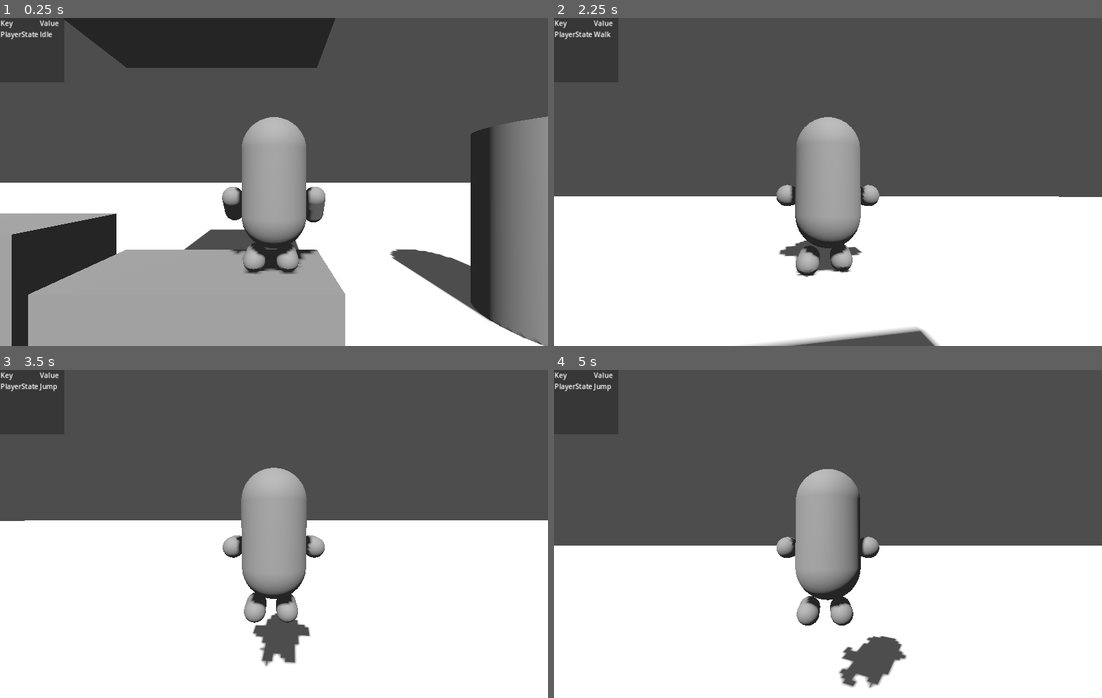
Above: before the commit, frames 1-4 (two rows, left to right).
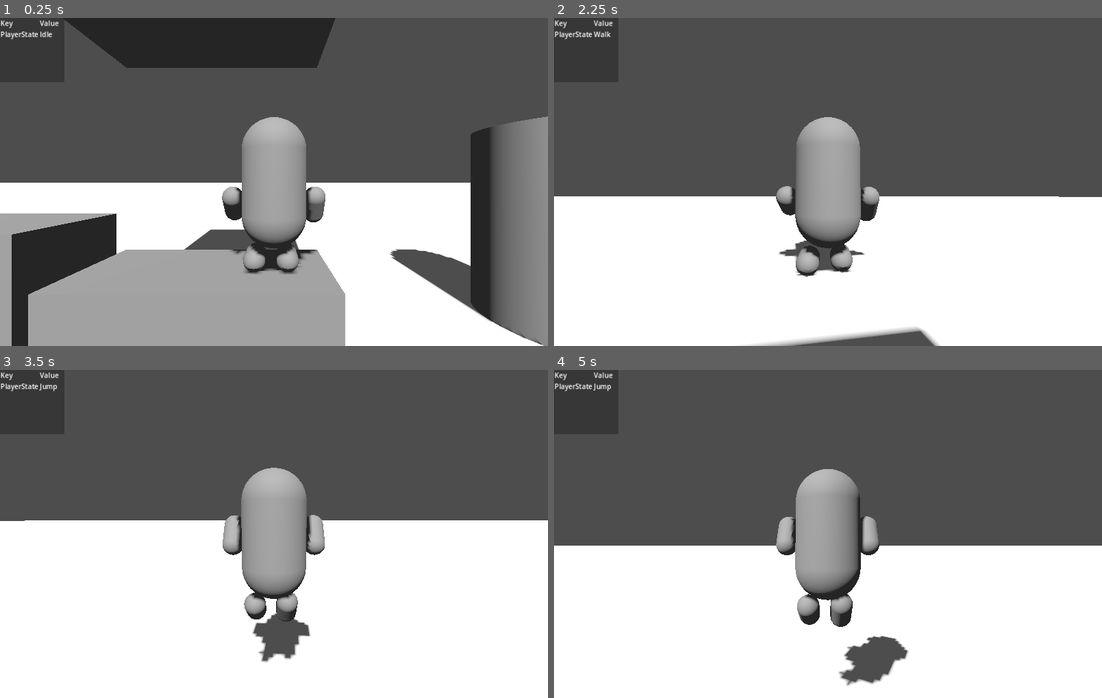
Above: after the commit, the same moments.

Repository: ee0pdt/godot-tps-test
Game: Godot game, scene res://main.tscn
The game is run twice, just before and just after one commit, with the same random seed, the same clock (stepped at 60 frames per second) and the same inputs.
Inputs (mouse positions are in pixels of both pictures, inside the frame that each line leads up to):
- Up to frame 1 (0.25 s): no input
- Up to frame 2 (2.25 s): move the mouse to (855, 182) at 0.52 s; hold Up (forward) from 0.53 s (still down); tap Space (jump) at 0.77, 1.52 s; move the mouse to (800, 182) at 1.27 s; move the mouse to (838, 175) at 2.02 s
- Up to frame 3 (3.5 s): keep holding Up (forward); move the mouse to (268, 540) at 2.77 s; tap Space (jump) at 3.02 s
- Up to frame 4 (5 s): keep holding Up (forward); move the mouse to (866, 537) at 3.52 s; tap Space (jump) at 3.77, 4.52 s; move the mouse to (784, 530) at 4.27 s

The runs differ from the first frame. In frame 2, 0.4% of the frame differs, in the area x 40-60%, y 50-73%; in frame 3, 1.2%; in frame 4, 1.4%, in the area x 40-65%, y 44-98%.

Commit message:
Better fall animations

Diff:
--- a/main.tscn
+++ b/main.tscn
@@ -73,6 +73,11 @@
 use_collision = true
 size = Vector3(2.2207, 1.98877, 1)
 
+[node name="CSGBox3D8" type="CSGBox3D" parent="."]
+transform = Transform3D(1, 0, 0, 0, 1, 0, 0, 0, 1, -17.7386, 0.494385, 0)
+use_collision = true
+size = Vector3(2.2207, 1.98877, 1)
+
 [node name="CSGBox3D5" type="CSGBox3D" parent="."]
 transform = Transform3D(1, 0, 0, 0, 1, 0, 0, 0, 1, -8.50597, 0.494385, 0)
 use_collision = true
@@ -82,3 +87,8 @@
 transform = Transform3D(1, 0, 0, 0, 1, 0, 0, 0, 1, -10.5622, 0.494385, 0)
 use_collision = true
 size = Vector3(0.462401, 1.98877, 1)
+
+[node name="CSGCylinder3D" type="CSGCylinder3D" parent="."]
+transform = Transform3D(-4.37114e-08, 1, 0, -1, -4.37114e-08, 0, 0, 0, 1, -15.6735, 1.25969, 0)
+use_collision = true
+radius = 0.225207
--- a/player/player.tscn
+++ b/player/player.tscn
@@ -110,6 +110,55 @@
 
 [sub_resource type="Animation" id="Animation_43rcw"]
 resource_name = "Jump"
+length = 0.3
+tracks/0/type = "value"
+tracks/0/imported = false
+tracks/0/enabled = true
+tracks/0/path = NodePath("Mesh/Foot_r:rotation")
+tracks/0/interp = 1
+tracks/0/loop_wrap = true
+tracks/0/keys = {
+"times": PackedFloat32Array(0, 0.3),
+"transitions": PackedFloat32Array(1, 1),
+"update": 0,
+"values": [Vector3(1.5708, -1.06581e-14, 0), Vector3(0.743004, 4.73446e-22, 1.06581e-14)]
+}
+tracks/1/type = "value"
+tracks/1/imported = false
+tracks/1/enabled = true
+tracks/1/path = NodePath("Mesh/Foot_l:rotation")
+tracks/1/interp = 1
+tracks/1/loop_wrap = true
+tracks/1/keys = {
+"times": PackedFloat32Array(0, 0.3),
+"transitions": PackedFloat32Array(1, 1),
+"update": 0,
+"values": [Vector3(1.5708, -1.06581e-14, 0), Vector3(0.942478, 3.48787e-16, 3.48787e-16)]
+}
+tracks/2/type = "value"
+tracks/2/imported = false
+tracks/2/enabled = true
+tracks/2/path = NodePath("Mesh/Arm_r_origin:rotation")
+tracks/2/interp = 1
+tracks/2/loop_wrap = true
+tracks/2/keys = {
+"times": PackedFloat32Array(0, 0.3),
+"transitions": PackedFloat32Array(1, 1),
+"update": 0,
+"values": [Vector3(0, 0, 0), Vector3(1.09907, 0, 0)]
+}
+tracks/3/type = "value"
+tracks/3/imported = false
+tracks/3/enabled = true
+tracks/3/path = NodePath("Mesh/Arm_l_origin:rotation")
+tracks/3/interp = 1
+tracks/3/loop_wrap = true
+tracks/3/keys = {
+"times": PackedFloat32Array(0, 0.3),
+"transitions": PackedFloat32Array(1, 1),
+"update": 0,
+"values": [Vector3(3.48787e-16, 3.48787e-16, 3.48787e-16), Vector3(1.08099, 7.41378e-16, 1.003e-15)]
+}
 
 [sub_resource type="Animation" id="Animation_pnhmf"]
 length = 0.001
@@ -184,6 +233,30 @@
 "transitions": PackedFloat32Array(1),
 "update": 0,
 "values": [Vector3(3.48787e-16, 3.48787e-16, 3.48787e-16)]
+}
+tracks/6/type = "value"
+tracks/6/imported = false
+tracks/6/enabled = true
+tracks/6/path = NodePath("Mesh/Foot_r:rotation")
+tracks/6/interp = 1
+tracks/6/loop_wrap = true
+tracks/6/keys = {
+"times": PackedFloat32Array(0),
+"transitions": PackedFloat32Array(1),
+"update": 0,
+"values": [Vector3(1.5708, -1.06581e-14, 0)]
+}
+tracks/7/type = "value"
+tracks/7/imported = false
+tracks/7/enabled = true
+tracks/7/path = NodePath("Mesh/Foot_l:rotation")
+tracks/7/interp = 1
+tracks/7/loop_wrap = true
+tracks/7/keys = {
+"times": PackedFloat32Array(0),
+"transitions": PackedFloat32Array(1),
+"update": 0,
+"values": [Vector3(1.5708, -1.06581e-14, 0)]
 }
 
 [sub_resource type="Animation" id="Animation_vxyos"]
@@ -238,6 +311,30 @@
 "update": 0,
 "values": [Vector3(-0.176197, -0.706605, -0.223774), Vector3(-0.176197, -0.706605, 0.13992), Vector3(-0.176197, -0.706605, -0.223774)]
 }
+tracks/4/type = "value"
+tracks/4/imported = false
+tracks/4/enabled = true
+tracks/4/path = NodePath("Mesh/Arm_l_origin:rotation")
+tracks/4/interp = 1
+tracks/4/loop_wrap = true
+tracks/4/keys = {
+"times": PackedFloat32Array(0, 0.3, 0.6),
+"transitions": PackedFloat32Array(1, 1, 1),
+"update": 0,
+"values": [Vector3(-1.03826, 6.86968e-16, -2.43052e-16), Vector3(-0.163817, 3.5352e-16, 2.91133e-16), Vector3(-1.03826, 6.86968e-16, -2.43052e-16)]
+}
+tracks/5/type = "value"
+tracks/5/imported = false
+tracks/5/enabled = true
+tracks/5/path = NodePath("Mesh/Arm_r_origin:rotation")
+tracks/5/interp = 1
+tracks/5/loop_wrap = true
+tracks/5/keys = {
+"times": PackedFloat32Array(0, 0.3, 0.6),
+"transitions": PackedFloat32Array(1, 1, 1),
+"update": 0,
+"values": [Vector3(0, 0, 0), Vector3(-1.13384, 0, 0), Vector3(0, 0, 0)]
+}
 
 [sub_resource type="AnimationLibrary" id="AnimationLibrary_cs7kc"]
 _data = {
@@ -292,6 +389,7 @@
 advance_condition = &"walk"
 
 [sub_resource type="AnimationNodeStateMachineTransition" id="AnimationNodeStateMachineTransition_fe0r7"]
+xfade_time = 0.2
 advance_mode = 2
 advance_condition = &"fall"
 
@@ -373,12 +471,12 @@
 mesh = SubResource("CapsuleMesh_shgaf")
 
 [node name="Foot_r" type="MeshInstance3D" parent="Mesh"]
-transform = Transform3D(1, -1.06581e-14, 4.65882e-22, 0, -4.37114e-08, -1, 1.06581e-14, 1, -4.37114e-08, 0.121783, -0.706605, -0.0261087)
+transform = Transform3D(1, -1.06581e-14, 4.6588e-22, 0, -4.37114e-08, -1, 1.06581e-14, 1, -4.37114e-08, 0.121783, -0.706605, -0.0261087)
 mesh = SubResource("CapsuleMesh_bwp2g")
 skeleton = NodePath("../Body")
 
 [node name="Foot_l" type="MeshInstance3D" parent="Mesh"]
-transform = Transform3D(1, -1.06581e-14, 4.65882e-22, 0, -4.37114e-08, -1, 1.06581e-14, 1, -4.37114e-08, -0.176197, -0.706605, -0.0261087)
+transform = Transform3D(1, -1.06581e-14, 4.6588e-22, 0, -4.37114e-08, -1, 1.06581e-14, 1, -4.37114e-08, -0.176197, -0.706605, -0.0261087)
 mesh = SubResource("CapsuleMesh_bwp2g")
 skeleton = NodePath("../Body")
 
@@ -404,11 +502,12 @@
 }
 
 [node name="AnimationTree" type="AnimationTree" parent="."]
+active = false
 tree_root = SubResource("AnimationNodeStateMachine_d4j5b")
 anim_player = NodePath("../AnimationPlayer")
 parameters/current_length = 2.0
-parameters/current_position = 0.492007
-parameters/current_delta = 0.00839933
+parameters/current_position = 0.369357
+parameters/current_delta = 0.00833333
 parameters/conditions/fall = false
 parameters/conditions/idle = false
 parameters/conditions/jump = false
@@ -420,8 +519,8 @@
 parameters/Fall/current_position = 0.0
 parameters/Fall/current_delta = 0.0
 parameters/Idle/current_length = 2.0
-parameters/Idle/current_position = 0.492007
-parameters/Idle/current_delta = 0.00839933
+parameters/Idle/current_position = 0.369357
+parameters/Idle/current_delta = 0.00833333
 parameters/Jump/current_length = null
 parameters/Jump/current_position = null
 parameters/Jump/current_delta = null
